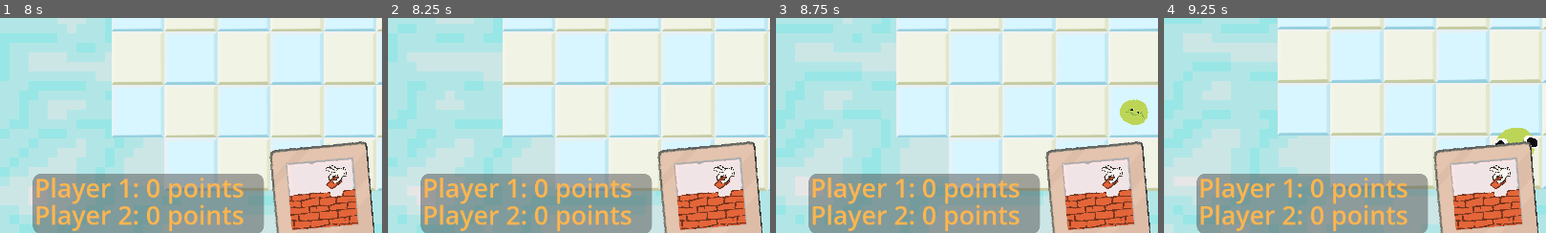
Above: before the commit, frames 1-4 (left to right).
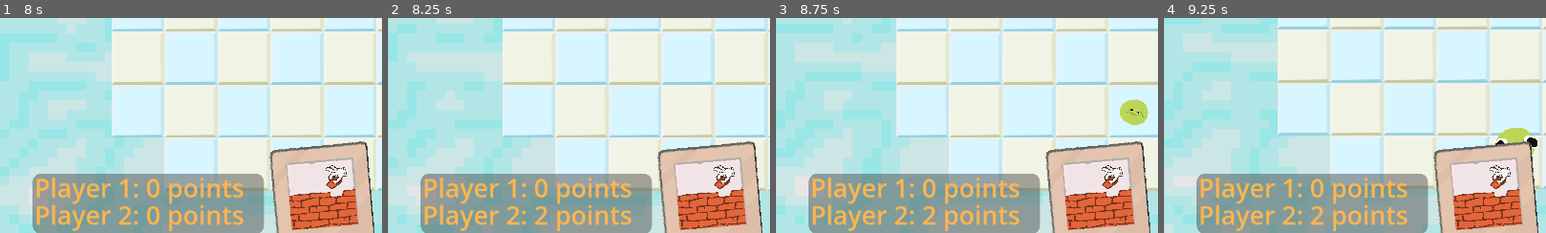
Above: after the commit, the same moments.

Repository: patator62180/GDWL_67
Game: Godot game, scene res://scenes/main/main.tscn
Same seed, same stepped clock (60 frames per second), same inputs: the game is played once before the commit and once after it.
Inputs (mouse positions are % of the whole screen's width and height, from its top left):
- Up to frame 1 (8 s): click "[FAKE] Start as player (local)" at 0.5 s; click (50, 55) at 1.27 s; type "12" at 1.35 s; click "PLAY LOCAL" at 2 s; click "Start Game" at 2.75 s; click (97, 95) at 3.5 s; tap Enter (ui_accept) at 4.25 s; drag from (36, 96) to (38, 30) at 4.27 s; drag from (50, 96) to (40, 32) at 5.02 s; move the mouse to (50, 96) at 5.77 s; hold Left (left) 5.78-6.5 s; right-click (50, 96) at 5.85 s; click (50, 96) at 5.92 s; drag from (64, 96) to (67, 30) at 6.52 s; drag from (39, 32) to (67, 32) at 7.27 s
- Up to frame 2 (8.25 s): drag from (67, 32) to (39, 32) at 8.02 s
- Up to frame 3 (8.75 s): no input
- Up to frame 4 (9.25 s): move the mouse to (61, 45) at 8.77 s; hold Up (up) from 8.78 s (still down); right-click (61, 45) at 8.85 s; click (61, 45) at 8.92 s
The pictures show only the part of the screen within x 0-50%, y 48-98%; the shares and areas given below are measured in that part.

Frame 1 is identical in both runs. In frame 2, 0.2% of the frame differs, in the area x 38-42%, y 87-97%; in frame 3, 0.2%; in frame 4, 0.2%.

Commit message:
clear some hud dependencies

Diff:
--- a/scenes/HUD/hud.gd
+++ b/scenes/HUD/hud.gd
@@ -9,6 +9,7 @@
 @export var other_player_turn_label : Control
 @export var horizontal_slider: HSlider
 @export var score_card : ScoreControl
+@export var mute_button : BaseButton
 
 signal mute_music
 
@@ -19,7 +20,9 @@
     other_player_turn_label.visible = false
     var game = get_parent() as Game
     game.p1_scored.connect(score_card._on_game_p_1_scored)
-    game.p1_scored.connect(score_card._on_game_p_1_scored)
+    game.p2_scored.connect(score_card._on_game_p_2_scored)
+    mute_button.toggled.connect(_on_mute_sound_toggled)
+
 
 func _process(delta):
     set_turn_label()
--- a/scenes/HUD/hud.tscn
+++ b/scenes/HUD/hud.tscn
@@ -48,7 +48,7 @@
 properties/1/spawn = true
 properties/1/replication_mode = 1
 
-[node name="HUD" type="CanvasLayer" node_paths=PackedStringArray("player_cards", "hand", "your_turn_label", "other_player_turn_label", "horizontal_slider", "score_card")]
+[node name="HUD" type="CanvasLayer" node_paths=PackedStringArray("player_cards", "hand", "your_turn_label", "other_player_turn_label", "horizontal_slider", "score_card", "mute_button")]
 script = ExtResource("1_wj8wa")
 player_cards = [NodePath("PlayerCards/PlayerCard0Anchor/PlayerCard0"), NodePath("PlayerCards/PlayerCard1Anchor/PlayerCard1"), NodePath("PlayerCards/PlayerCard2Anchor/PlayerCard2"), NodePath("PlayerCards/PlayerCard3Anchor/PlayerCard3")]
 hand = NodePath("Hand")
@@ -56,6 +56,7 @@
 other_player_turn_label = NodePath("OtherPlayerTurnLabel")
 horizontal_slider = NodePath("ColorChoicePlayer1/HSlider")
 score_card = NodePath("ScoreCard")
+mute_button = NodePath("MuteSound")
 
 [node name="PlayerCards" type="Control" parent="."]
 layout_mode = 3
@@ -287,5 +288,3 @@
 theme = ExtResource("8_0kiu8")
 theme_override_font_sizes/font_size = 36
 text = "Waiting for opponent..."
-
-[connection signal="toggled" from="MuteSound" to="." method="_on_mute_sound_toggled"]
